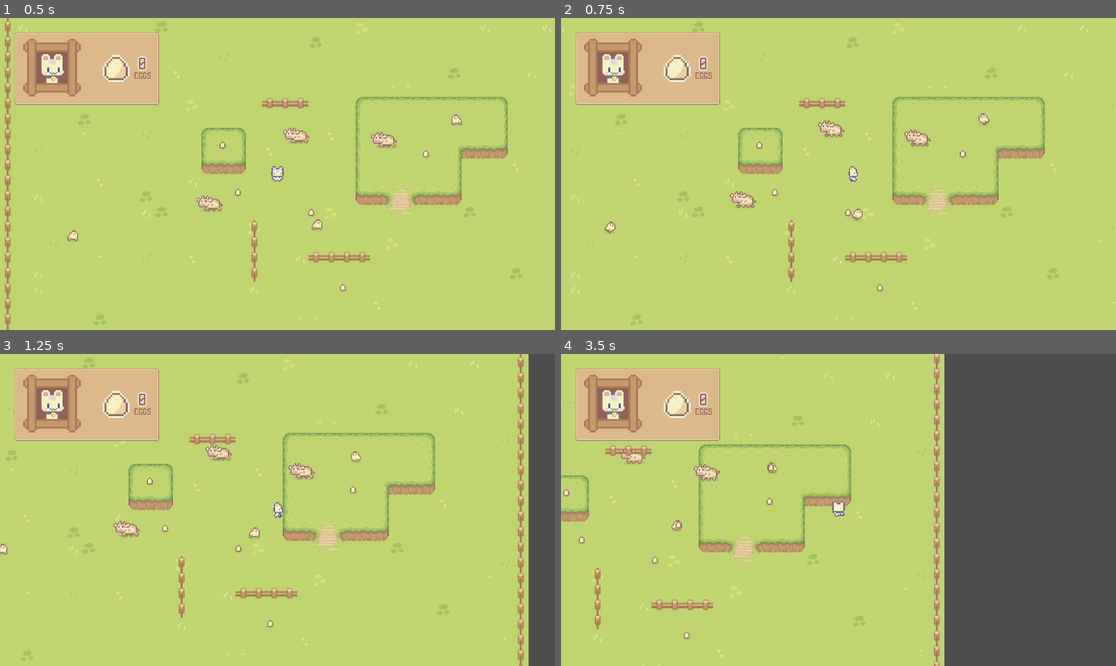
Above: before the commit, frames 1-4 (two rows, left to right).
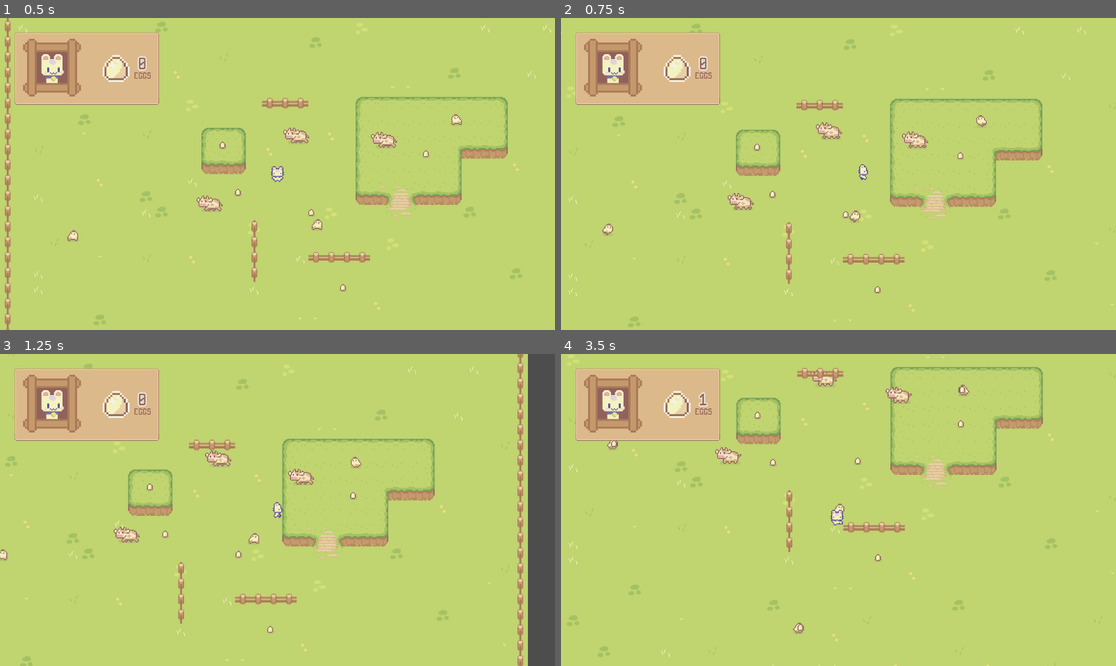
Above: after the commit, the same moments.

Repository: kwhitejr/godot-examples
Game: Godot game, scene res://src/examples/top-down-controller/top-down-controller.tscn
The game is run twice, just before and just after one commit, with the same random seed, the same clock (stepped at 60 frames per second) and the same inputs.
Inputs (mouse positions are in pixels of both pictures, inside the frame that each line leads up to):
- Up to frame 1 (0.5 s): no input
- Up to frame 2 (0.75 s): move the mouse to (960, 158) at 0.52 s; hold D (move_right) from 0.53 s (still down); click (960, 158) at 0.6 s
- Up to frame 3 (1.25 s): keep holding D (move_right)
- Up to frame 4 (3.5 s): move the mouse to (727, 525) at 1.27 s; release D (move_right) at 1.28 s; hold S (move_down) 1.28-2.03 s; click (727, 525) at 1.35 s; move the mouse to (894, 441) at 2.02 s; hold D (move_right) 2.03-2.78 s; click (894, 441) at 2.1 s; move the mouse to (810, 572) at 2.77 s; hold W (move_up) from 2.78 s (still down); click (810, 572) at 2.85 s

Frame 1 is identical in both runs. In frame 2, 4.5% of the frame differs, in the area x 0-100%, y 1-100%; in frame 3, 6.4%; in frame 4, 38%, in the area x 0-100%, y 0-100%.

Commit message:
Mouse click movement

Diff:
--- a/godot/project.godot
+++ b/godot/project.godot
@@ -29,21 +29,30 @@
 move_left={
 "deadzone": 0.5,
 "events": [Object(InputEventKey,"resource_local_to_scene":false,"resource_name":"","device":-1,"window_id":0,"alt_press …(191 unchanged characters)…
+, Object(InputEventKey,"resource_local_to_scene":false,"resource_name":"","device":-1,"window_id":0,"alt_pressed":false,"shift_pressed":false,"ctrl_pressed":false,"meta_pressed":false,"pressed":false,"keycode":0,"physical_keycode":4194319,"key_label":0,"unicode":0,"location":0,"echo":false,"script":null)
 ]
 }
 move_right={
 "deadzone": 0.5,
 "events": [Object(InputEventKey,"resource_local_to_scene":false,"resource_name":"","device":-1,"window_id":0,"alt_press …(192 unchanged characters)…
+, Object(InputEventKey,"resource_local_to_scene":false,"resource_name":"","device":-1,"window_id":0,"alt_pressed":false,"shift_pressed":false,"ctrl_pressed":false,"meta_pressed":false,"pressed":false,"keycode":0,"physical_keycode":4194321,"key_label":0,"unicode":0,"location":0,"echo":false,"script":null)
 ]
 }
 move_up={
 "deadzone": 0.5,
 "events": [Object(InputEventKey,"resource_local_to_scene":false,"resource_name":"","device":-1,"window_id":0,"alt_press …(192 unchanged characters)…
+, Object(InputEventKey,"resource_local_to_scene":false,"resource_name":"","device":-1,"window_id":0,"alt_pressed":false,"shift_pressed":false,"ctrl_pressed":false,"meta_pressed":false,"pressed":false,"keycode":0,"physical_keycode":4194320,"key_label":0,"unicode":0,"location":0,"echo":false,"script":null)
 ]
 }
 move_down={
 "deadzone": 0.5,
 "events": [Object(InputEventKey,"resource_local_to_scene":false,"resource_name":"","device":-1,"window_id":0,"alt_press …(192 unchanged characters)…
+, Object(InputEventKey,"resource_local_to_scene":false,"resource_name":"","device":-1,"window_id":0,"alt_pressed":false,"shift_pressed":false,"ctrl_pressed":false,"meta_pressed":false,"pressed":false,"keycode":0,"physical_keycode":4194322,"key_label":0,"unicode":0,"location":0,"echo":false,"script":null)
+]
+}
+move_to_click={
+"deadzone": 0.5,
+"events": [Object(InputEventMouseButton,"resource_local_to_scene":false,"resource_name":"","device":-1,"window_id":0,"alt_pressed":false,"shift_pressed":false,"ctrl_pressed":false,"meta_pressed":false,"button_mask":1,"position":Vector2(94, 14),"global_position":Vector2(103, 60),"factor":1.0,"button_index":1,"canceled":false,"pressed":true,"double_click":false,"script":null)
 ]
 }
 
--- a/godot/src/characters/player/player.gd
+++ b/godot/src/characters/player/player.gd
@@ -3,27 +3,50 @@
 
 @export var speed : float = 200.0
 
-signal player_idle(primary_direction : Vector2)
-signal player_walk(primary_direction : Vector2)
+signal player_idle(normalized : Vector2)
+signal player_walk(normalized : Vector2)
 
-var primary_direction : Vector2
+var normalized_direction := Vector2()
+var click_position := position
+var target_position := Vector2()
+
+var MIN_DISTANCE_PIXELS: float = 3.0
+
+#func _ready() -> void:
+
 
 func _physics_process(delta: float) -> void:
+	handle_directional_movement()
+	handle_click_movement()
 
-	# Get the input direction and handle the movement/deceleration.
-	# As good practice, you should replace UI actions with custom gameplay actions.
+func handle_directional_movement() -> void:
 	var direction := Input.get_vector("move_left", "move_right", "move_up", "move_down")
 
 	if direction:
 		velocity = direction * speed
-		primary_direction = direction.normalized().snapped(Vector2.ONE)
-		player_walk.emit(primary_direction)
+		normalized_direction = direction.normalized().snapped(Vector2.ONE)
+		player_walk.emit(normalized_direction)
 	else:
 		velocity.x = move_toward(velocity.x, 0, speed)
 		velocity.y = move_toward(velocity.y, 0, speed)
-		player_idle.emit(primary_direction)
+		player_idle.emit(normalized_direction)
 
 	move_and_slide()
 
+func handle_click_movement() -> void:
+	if Input.is_action_just_pressed("move_to_click"):
+		click_position = get_global_mouse_position()
+
+	if position.distance_to(click_position) > MIN_DISTANCE_PIXELS:
+		target_position = (click_position - position).normalized()
+		velocity = target_position * speed
+		player_walk.emit(target_position.snapped(Vector2.ONE))
+	else:
+		player_idle.emit(target_position)
+
+
+	move_and_slide()
+
+
 func collect_egg(egg : Egg) -> void:
 	Events.emit_signal("collect_egg")
--- a/godot/src/examples/top-down-controller/top-down-controller.tscn
+++ b/godot/src/examples/top-down-controller/top-down-controller.tscn
@@ -443,6 +443,7 @@
 [node name="EggCounter" parent="HUD" instance=ExtResource("1_xh04o")]
 
 [node name="Player" parent="." instance=ExtResource("1_jnlgi")]
+speed = 200.0
 
 [node name="Camera2D" type="Camera2D" parent="."]
 zoom = Vector2(2, 2)
--- a/godot/src/objects/egg/egg.tscn
+++ b/godot/src/objects/egg/egg.tscn
@@ -4,8 +4,8 @@
 [ext_resource type="Texture2D" uid="uid://cnjnuajkxo8uy" path="res://src/assets/art/Sprout Lands/Characters/Egg_And_Nest.png" id="2_gkpbk"]
 
 [sub_resource type="CapsuleShape2D" id="CapsuleShape2D_5xlmu"]
-radius = 4.0
-height = 8.0
+radius = 6.0
+height = 12.0
 
 [node name="Egg" type="Area2D"]
 script = ExtResource("1_4a7wf")
--- a/godot/src/ui/egg-counter/egg-counter.tscn
+++ b/godot/src/ui/egg-counter/egg-counter.tscn
@@ -190,6 +190,18 @@
 "speed": 5.0
 }, {
 "frames": [{
+"duration": 1.0,
+"texture": SubResource("AtlasTexture_yvca3")
+}, {
+"duration": 1.0,
+"texture": SubResource("AtlasTexture_pe4wk")
+}, {
+"duration": 1.0,
+"texture": SubResource("AtlasTexture_yvca3")
+}, {
+"duration": 1.0,
+"texture": SubResource("AtlasTexture_pe4wk")
+}, {
 "duration": 1.0,
 "texture": SubResource("AtlasTexture_yvca3")
 }, {
@@ -270,7 +282,9 @@
 position = Vector2(63, -2)
 scale = Vector2(2, 2)
 sprite_frames = SubResource("SpriteFrames_8an37")
-animation = &"idle"
+animation = &"smile"
+frame = 5
+frame_progress = 1.0
 script = ExtResource("3_rgt6w")
 metadata/_edit_group_ = true
 
